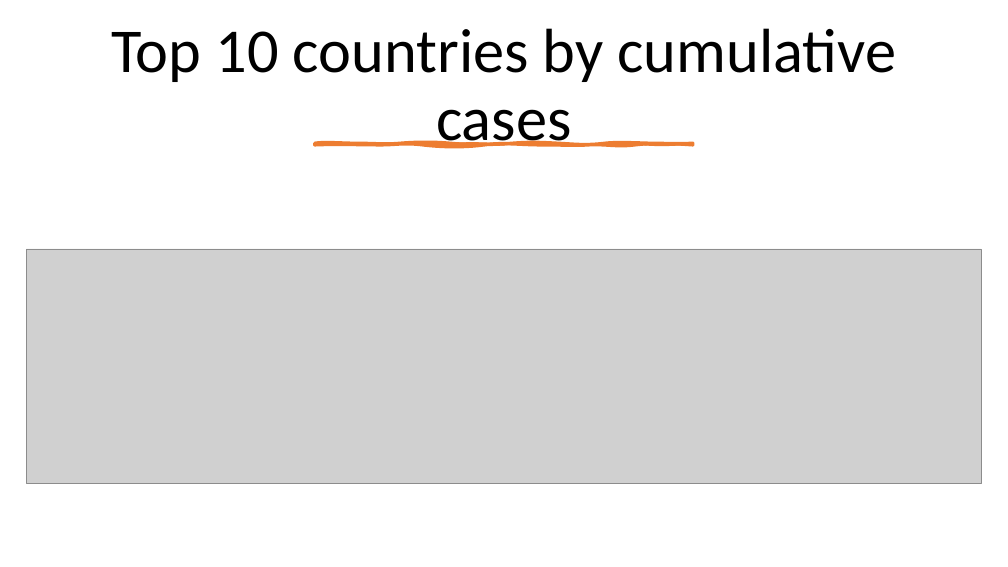
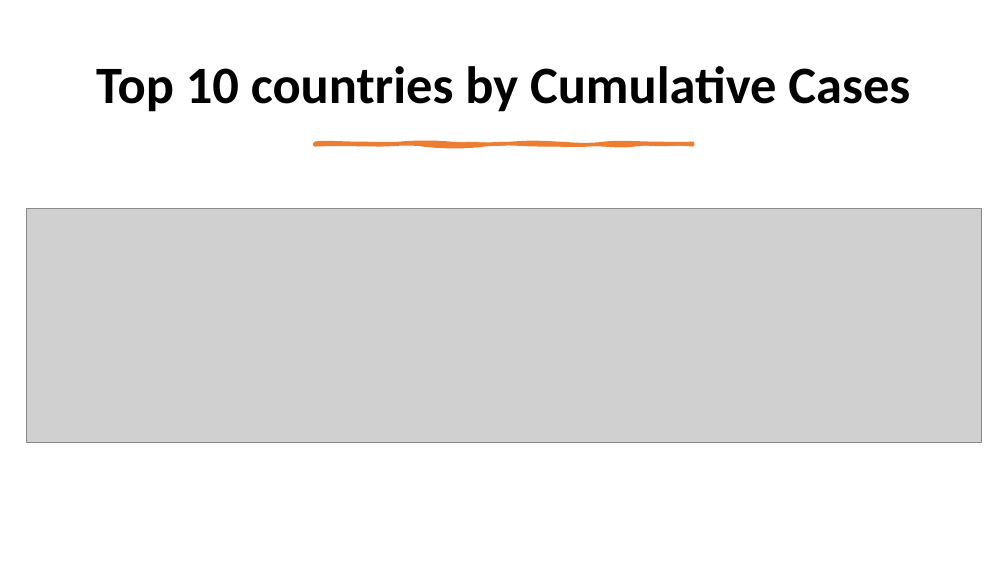
Before and after one commit to RLButch/Group-3-project-Covid-19-analysis, a slide deck: slide 9 of Project3Presentation.pptx (slide 10 before the commit). Drawn at 1008x567 pixels with LibreOffice and Linux fonts; fonts in the diff are those of the drawing; grey boxes stand for pictures. Boxes give left, top, right and bottom in pixels: in the first picture for what was removed or moved away, otherwise in the second. Text is boxed around its words. In the diff, an @@ line names an element or a change of style, - is before the commit and + after.

```diff
--- a/Project3Presentation.pptx
+++ b/Project3Presentation.pptx
@@ title at <box>96,66,910,112</box>: text changed; size 59.4 to 50 pt; bold on @@
-Top 10 countries by cumulative cases
+Top 10 countries by Cumulative Cases
@@ picture: place and size @@
-picture at <box>26,249,982,482</box>
+picture at <box>26,209,982,442</box>
```
Also in this commit, not shown: 8 other slides changed, 1 slide removed, 3 other files.
